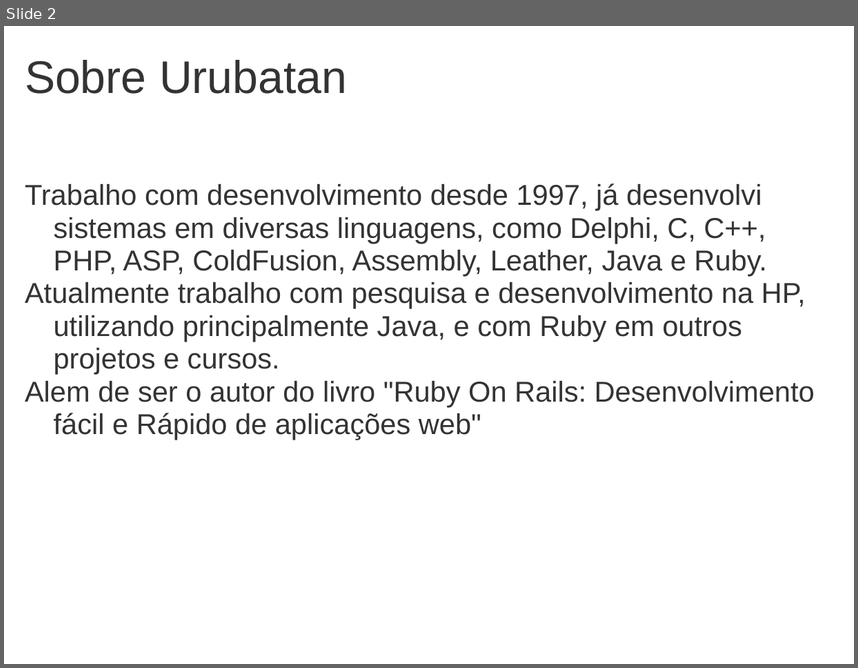
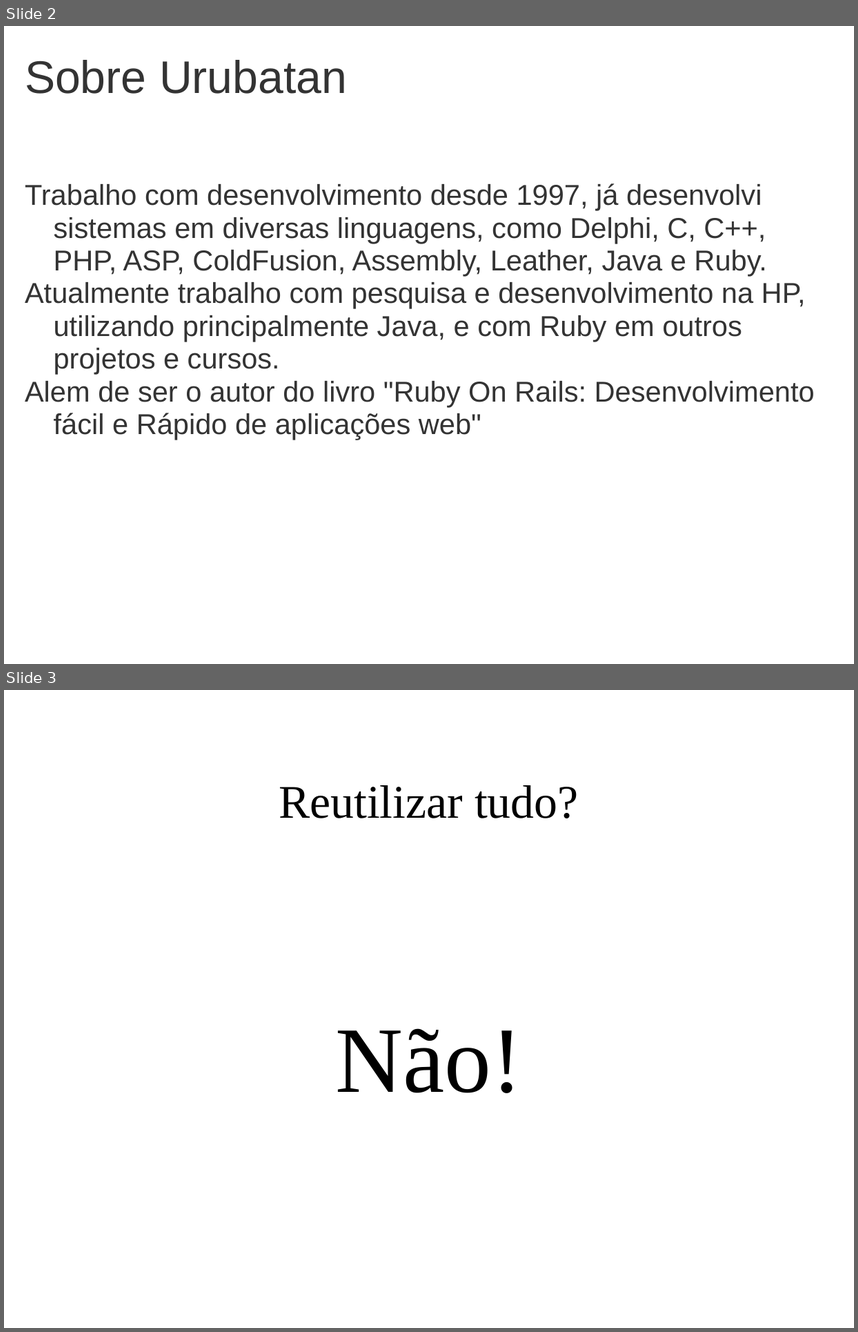
Before and after one commit to urubatan/rsonrails_reutilizacao, a slide deck: Reuso de Código com Rails.ppt. Shown one above the other, each under a label of ours: slide 2 before the commit, slides 2 and 3 after it. The pictures are 858x668 and 858x1332 pixels, drawn with LibreOffice and Linux fonts; fonts in the diff are those of the drawing; background and template pictures are left out. Boxes give left, top, right and bottom in pixels: in the first picture for what was removed or moved away, otherwise in the second. Text is boxed around its words. In the diff, an @@ line names an element or a change of style, - is before the commit and + after.

```diff
--- a/Reuso de Código com Rails.ppt
+++ b/Reuso de Código com Rails.ppt
@@ slide 3 added at <box>4,690,854,1328</box>, background picture (left out) @@
@@ title added at <box>279,785,578,818</box>, 44 pt, text #000000 @@
+Reutilizar tudo?
@@ text added at <box>335,1028,522,1093</box>, 88 pt, text #000000 @@
+Não!
```
Also in this commit, not shown: 2 slides changed, 4 other slides added, 6 other files.
